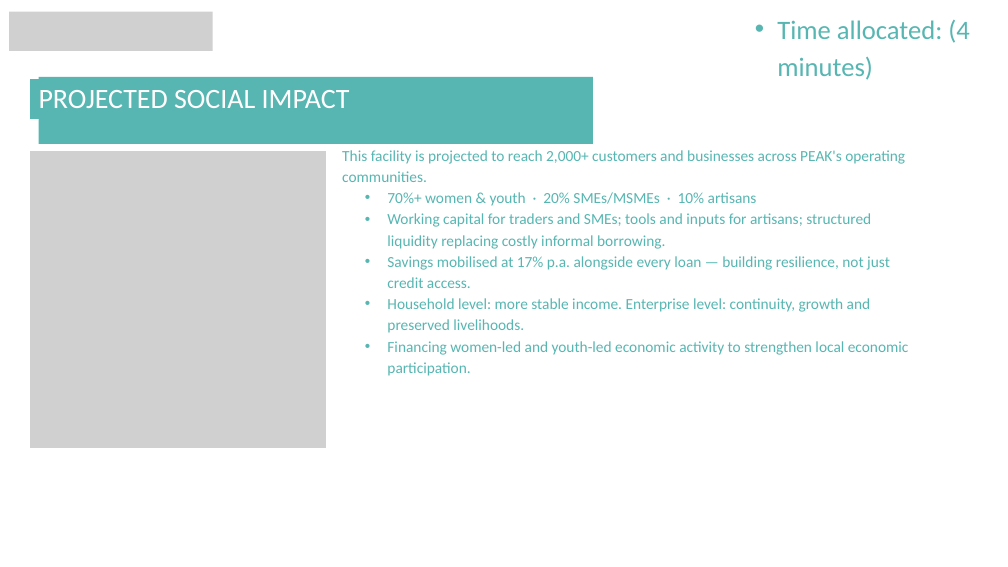
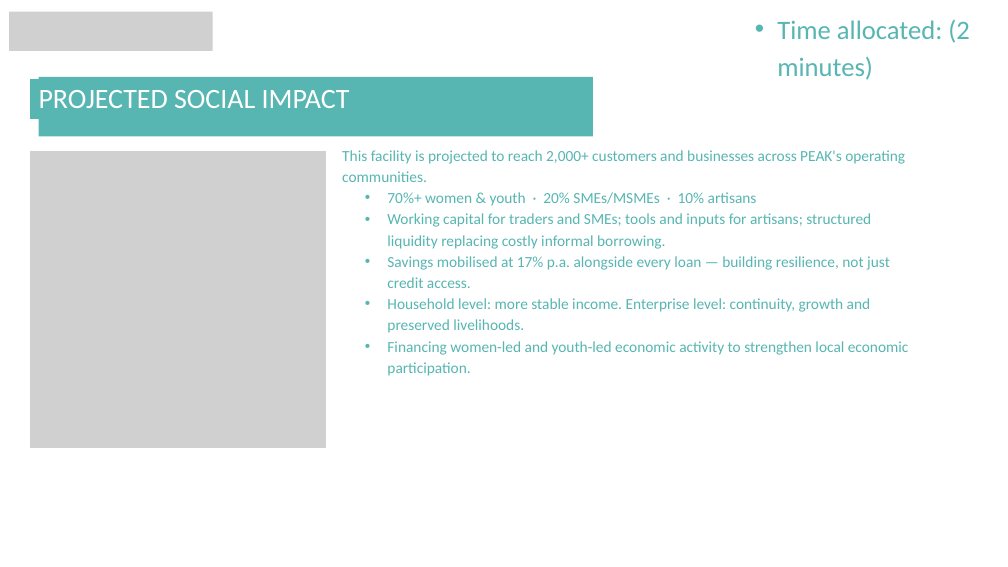
Before and after one commit to jakoyere-collab/NGO-Opportunities, a slide deck: slide 10 of deliverables/PEAK_Formal_Loan_Application_Presentation.pptx (slide 8 before the commit). Drawn at 1008x567 pixels with LibreOffice and Linux fonts; fonts in the diff are those of the drawing; grey boxes stand for pictures. Boxes give left, top, right and bottom in pixels: in the first picture for what was removed or moved away, otherwise in the second. Text is boxed around its words. In the diff, an @@ line names an element or a change of style, - is before the commit and + after.

```diff
--- a/deliverables/PEAK_Formal_Loan_Application_Presentation.pptx
+++ b/deliverables/PEAK_Formal_Loan_Application_Presentation.pptx
@@ text at (777, 20, 970, 80): text changed @@
-  • Time allocated: (4 minutes)
+  • Time allocated: (2 minutes)
@@ rectangle: place and size @@
-rectangle at (39, 77, 593, 144)
+rectangle at (39, 77, 593, 137)
```
Also in this commit, not shown: 9 other slides changed, 6 slides added.
